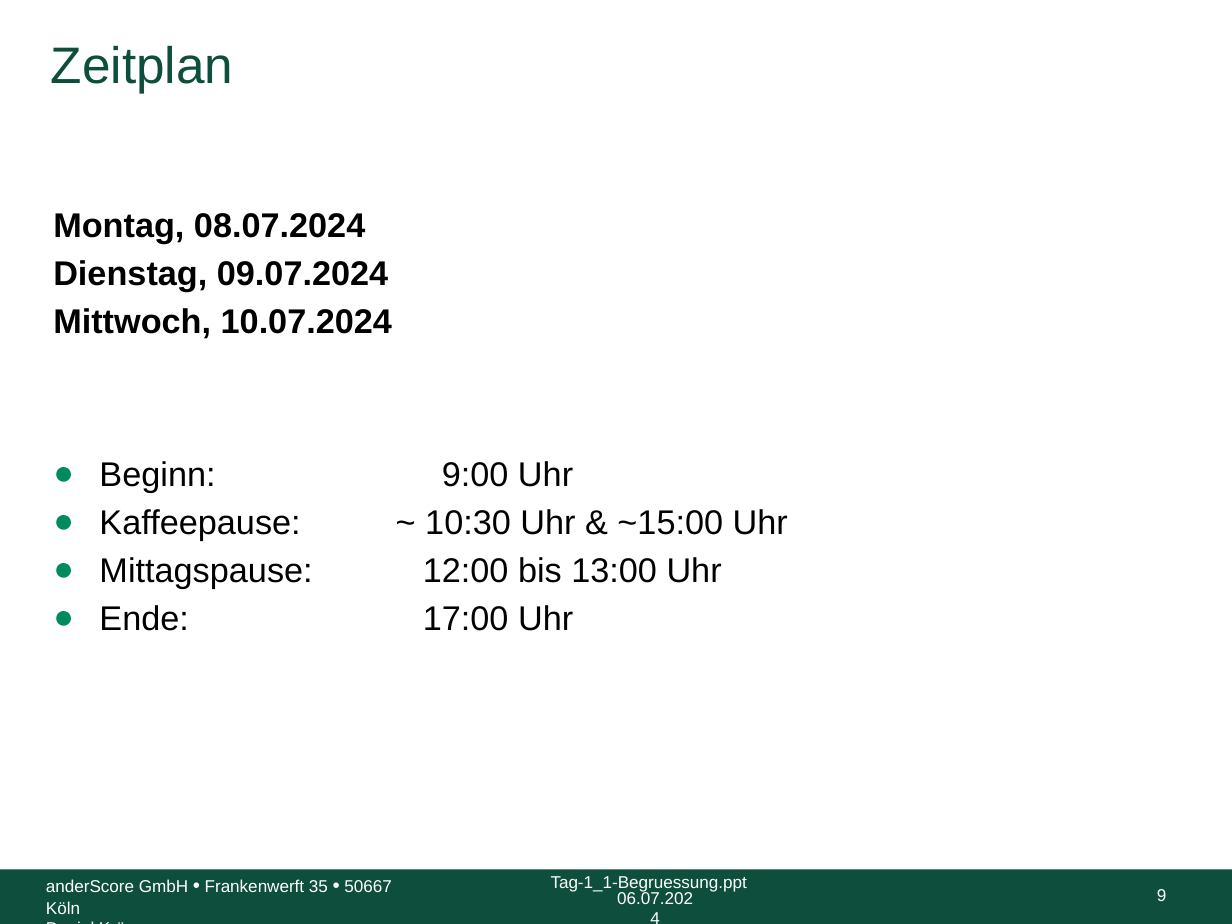
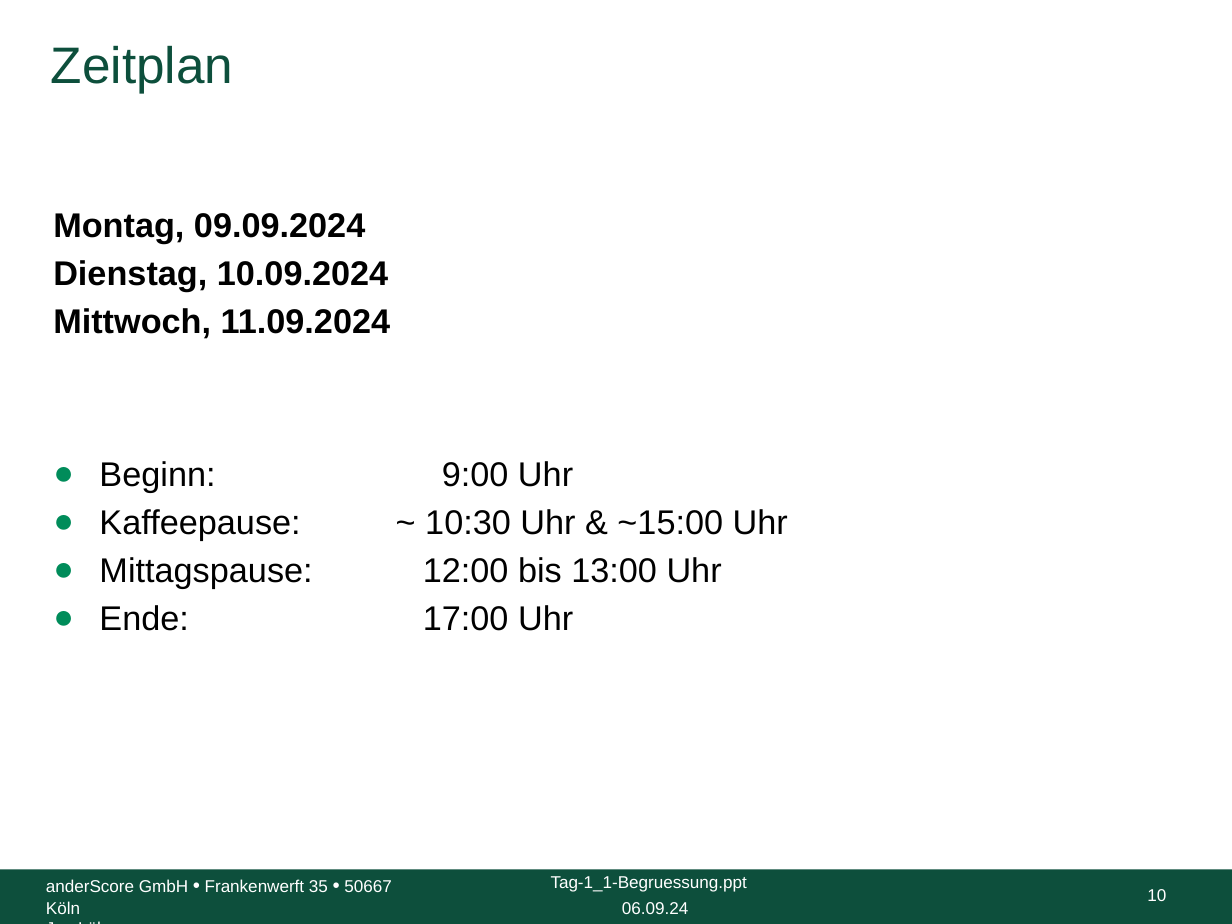
Before and after one commit to anderscore-gmbh/gitlab, a slide deck: slide 10 of slides/Tag-1_1-Begruessung.pptx (slide 9 before the commit). Drawn at 1232x924 pixels with LibreOffice and Linux fonts; fonts in the diff are those of the drawing; background and template pictures are left out. Boxes give left, top, right and bottom in pixels: in the first picture for what was removed or moved away, otherwise in the second. Text is boxed around its words. In the diff, an @@ line names an element or a change of style, - is before the commit and + after.

```diff
--- a/slides/Tag-1_1-Begruessung.pptx
+++ b/slides/Tag-1_1-Begruessung.pptx
@@ text at bbox=[53, 213, 391, 339]: text changed @@
-Montag, 08.07.2024
-Dienstag, 09.07.2024
-Mittwoch, 10.07.2024
+Montag, 09.09.2024
+Dienstag, 10.09.2024
+Mittwoch, 11.09.2024
@@ text at bbox=[46, 879, 391, 914]: text changed @@
-Daniel Krämer
+Jan Lühr
@@ page number at bbox=[1147, 889, 1166, 901]: text changed @@
-9
+10
@@ text at bbox=[622, 902, 688, 914]: text changed @@
-06.07.2024
+06.09.24
```
Also in this commit, not shown: 11 other slides changed, 1 slide added, 13 other files.
